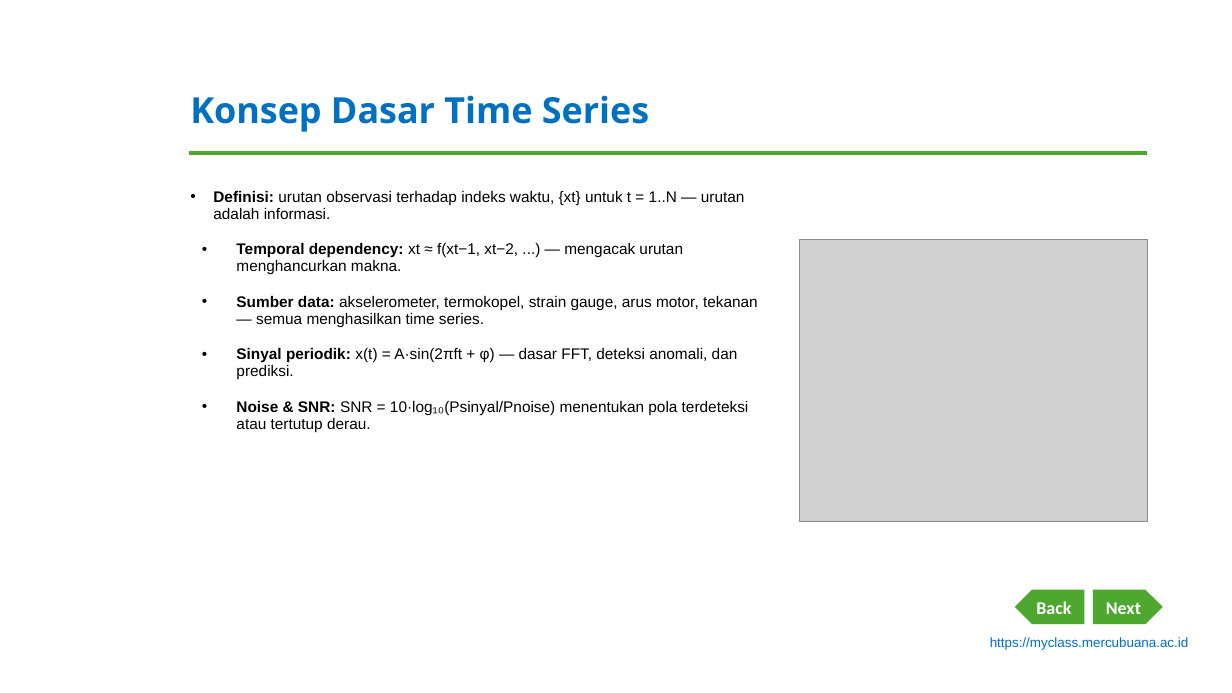
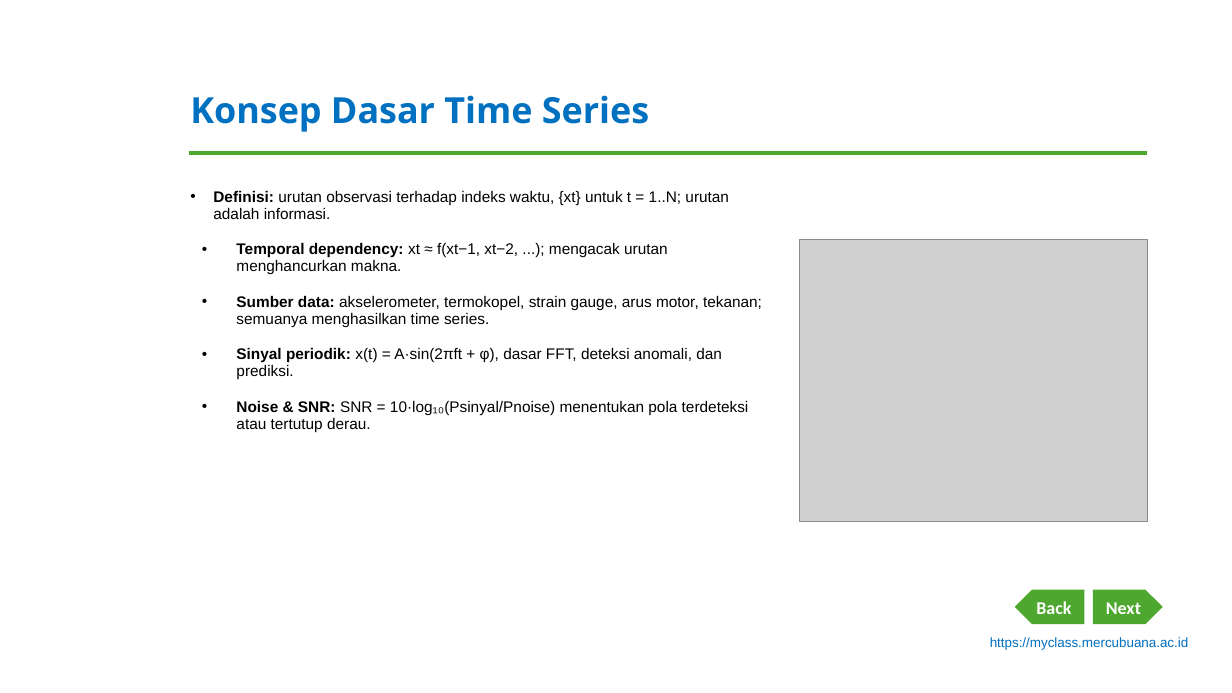
Before and after one commit to dedik-romahadi/Mechanical-Engineering-Courses, a slide deck: slide 3 of Optimalisasi-dan-Automasi/Modul-Word/Modul-1-Pengantar-Time-Series-Data.pptx. Drawn at 1232x693 pixels with LibreOffice and Linux fonts; fonts in the diff are those of the drawing; grey boxes stand for pictures; background and template pictures are left out. Boxes give left, top, right and bottom in pixels: in the first picture for what was removed or moved away, otherwise in the second. Text is boxed around its words. In the diff, an @@ line names an element or a change of style, - is before the commit and + after.

```diff
--- a/Optimalisasi-dan-Automasi/Modul-Word/Modul-1-Pengantar-Time-Series-Data.pptx
+++ b/Optimalisasi-dan-Automasi/Modul-Word/Modul-1-Pengantar-Time-Series-Data.pptx
@@ text at <box>213,191,762,379</box>: text changed @@
-• Definisi: urutan observasi terhadap indeks waktu, {xt} untuk t = 1..N — urutan adalah informasi.
-• Temporal dependency: xt ≈ f(xt−1, xt−2, ...) — mengacak urutan menghancurkan makna.
-• Sumber data: akselerometer, termokopel, strain gauge, arus motor, tekanan — semua menghasilkan time series.
-• Sinyal periodik: x(t) = A·sin(2πft + φ) — dasar FFT, deteksi anomali, dan prediksi.
+• Definisi: urutan observasi terhadap indeks waktu, {xt} untuk t = 1..N; urutan adalah informasi.
+• Temporal dependency: xt ≈ f(xt−1, xt−2, ...); mengacak urutan menghancurkan makna.
+• Sumber data: akselerometer, termokopel, strain gauge, arus motor, tekanan; semuanya menghasilkan time series.
+• Sinyal periodik: x(t) = A·sin(2πft + φ), dasar FFT, deteksi anomali, dan prediksi.
```
Also in this commit, not shown: 8 other slides changed, 1 other file.
